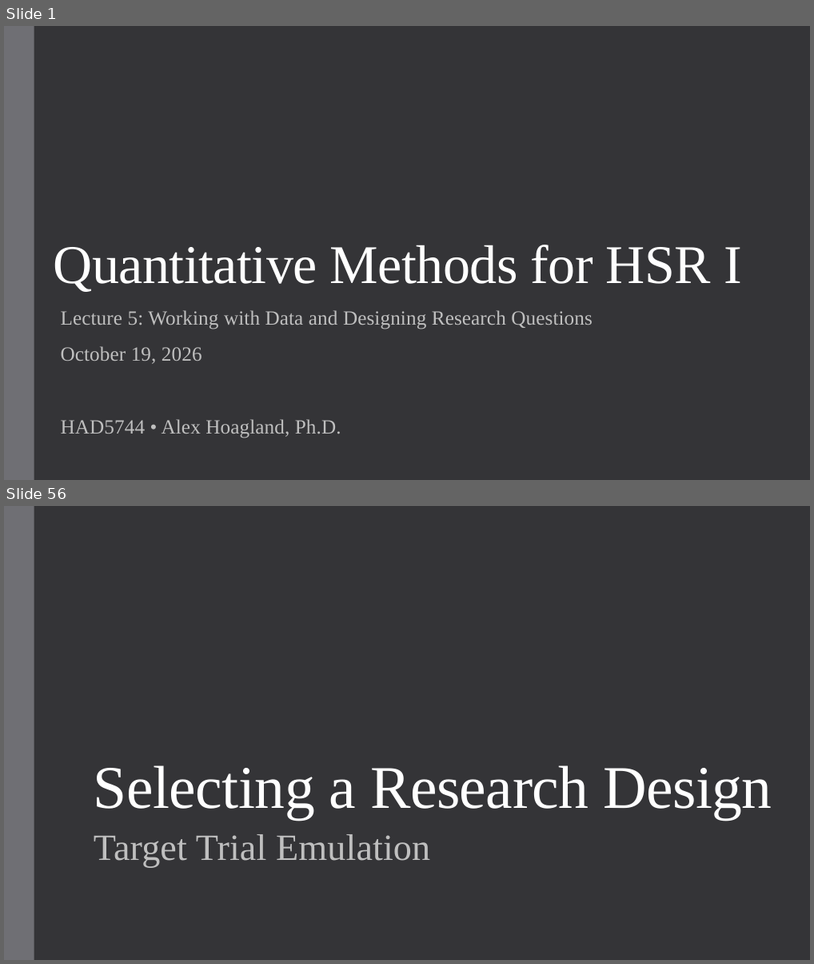
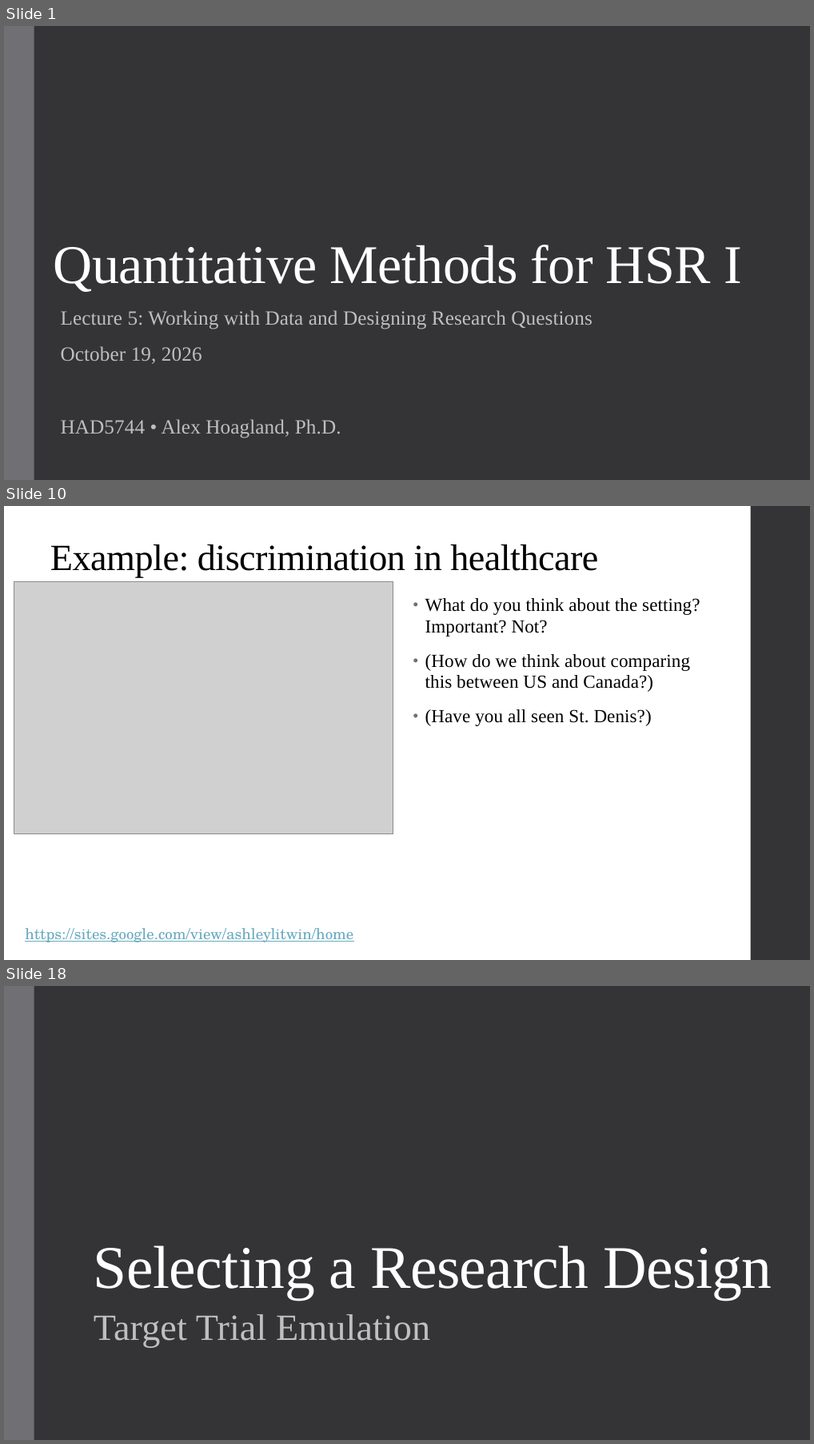
Before and after one commit to alex-hoagland/HAD5744, a slide deck: Lecture05_DataCleaning/Lecture5_DataCleaning-ResearchDesign.pptx. Shown one above the other, each under a label of ours: slides 1 and 56 before the commit, slides 1, 10 and 18 after it; the slides between them are not shown. The pictures are 814x964 and 814x1444 pixels, drawn with LibreOffice and Linux fonts; fonts in the diff are those of the drawing; grey boxes stand for pictures. Boxes give left, top, right and bottom in pixels: in the first picture for what was removed or moved away, otherwise in the second. Text is boxed around its words. In the diff, an @@ line names an element or a change of style, - is before the commit and + after.

```diff
--- a/Lecture05_DataCleaning/Lecture5_DataCleaning-ResearchDesign.pptx
+++ b/Lecture05_DataCleaning/Lecture5_DataCleaning-ResearchDesign.pptx
@@ slide 10 added at [4, 506, 810, 960], background #FFFFFF @@
@@ rectangle added at [751, 506, 810, 960], fill #353537 @@
@@ title added at [50, 544, 598, 578], 44 pt, text #000000 @@
+Example: discrimination in healthcare
@@ picture added at [14, 582, 394, 834] @@
@@ text added at [426, 598, 700, 726], 22 pt, text #000000 @@
+• What do you think about the setting? Important? Not?
+• (How do we think about comparing this between US and Canada?)
+• (Have you all seen St. Denis?)
@@ text added at [25, 928, 354, 942], 18 pt, text #67AABF, underline @@
+https://sites.google.com/view/ashleylitwin/home
@@ what was slide 56 is now slide 18 @@
```
Also in this commit, not shown: 4 slides changed, 15 other slides added.
